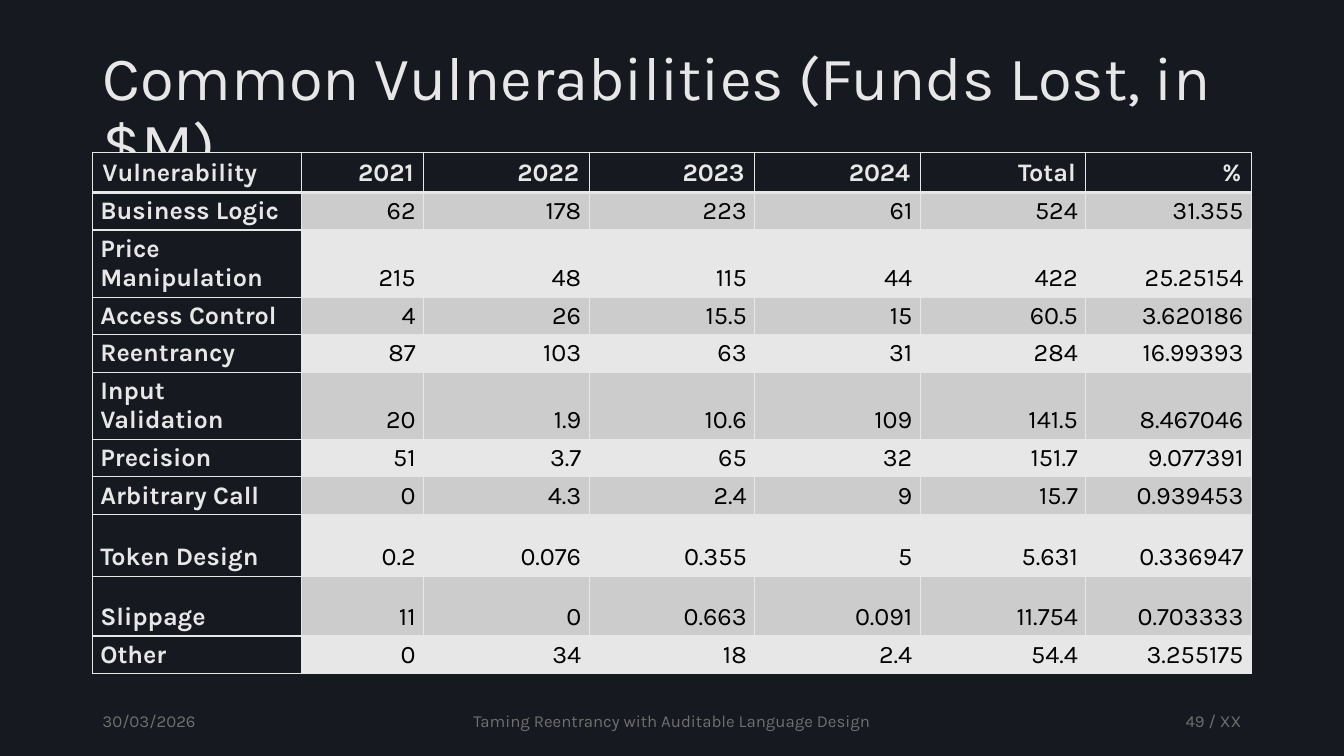
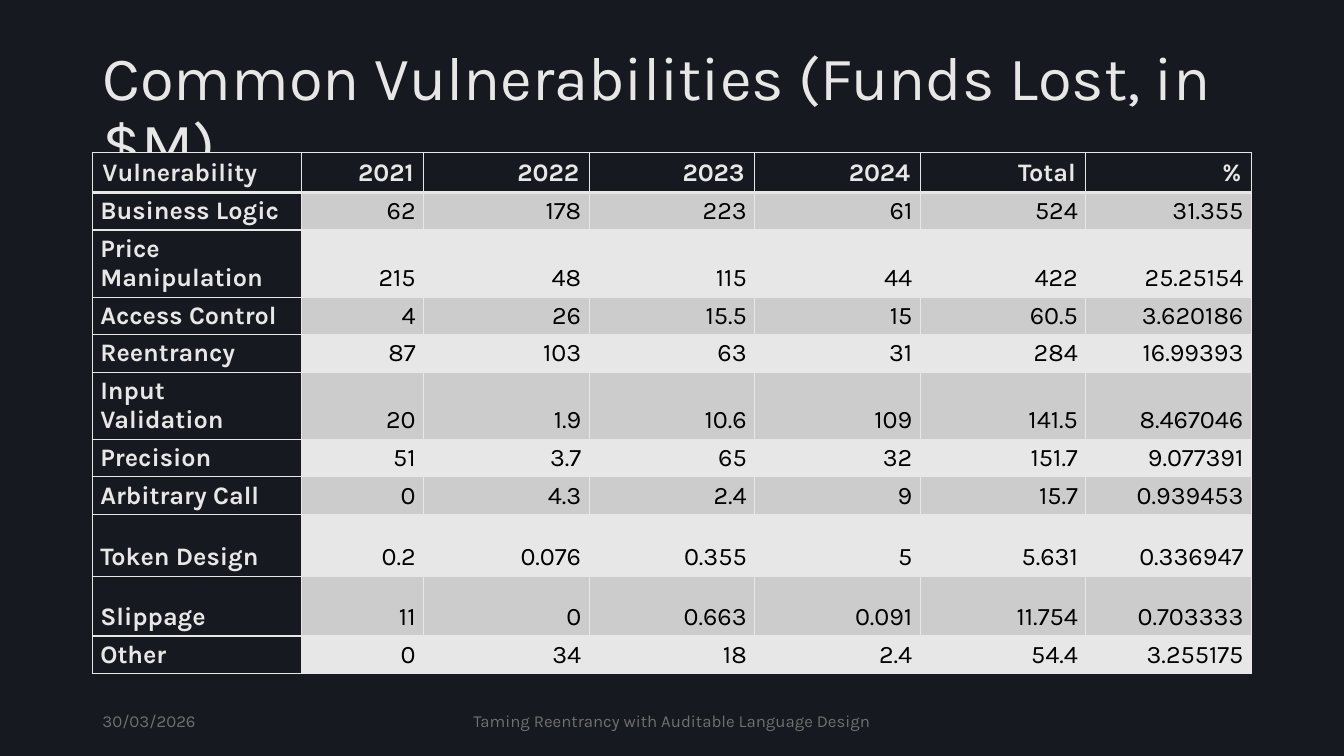
Before and after one commit to tzann/thesis, a slide deck: slide 46 of doc/presentation/Thesis.pptx (slide 49 before the commit). Drawn at 1344x756 pixels with LibreOffice and Linux fonts; fonts in the diff are those of the drawing. Boxes give left, top, right and bottom in pixels: in the first picture for what was removed or moved away, otherwise in the second. Text is boxed around its words. In the diff, an @@ line names an element or a change of style, - is before the commit and + after.

```diff
--- a/doc/presentation/Thesis.pptx
+++ b/doc/presentation/Thesis.pptx
@@ page number removed at (x1=1186, y1=716, x2=1242, y2=727) @@
-49 / XX
```
Also in this commit, not shown: 12 other slides changed, 4 slides removed.
